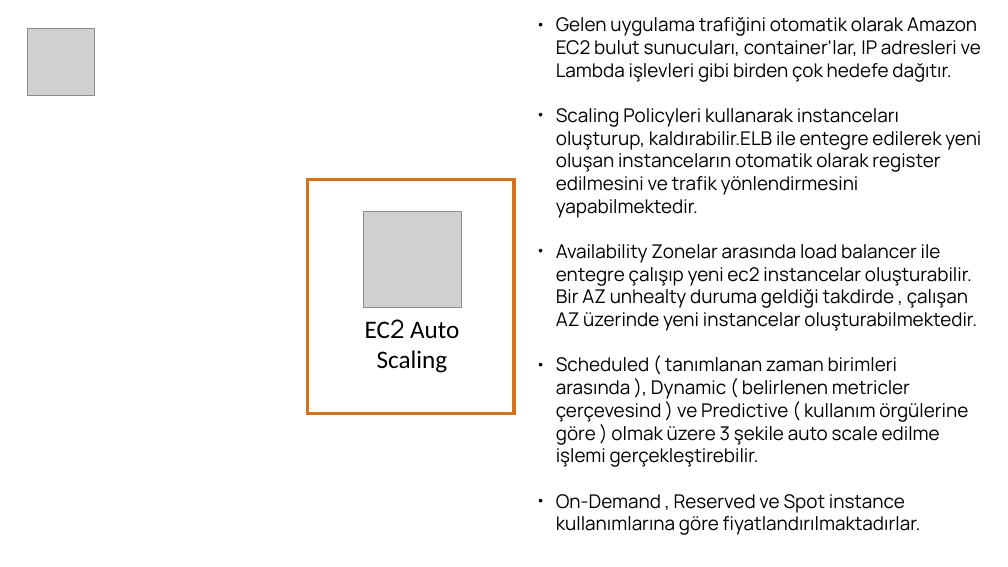
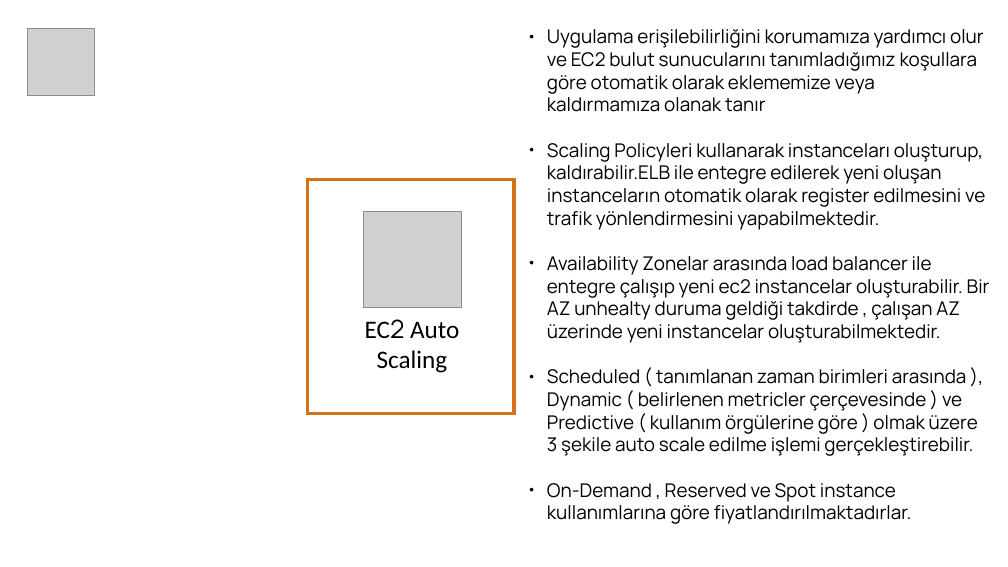
Before and after one commit to naimalpermuhacir/aws-webinar-presentation, a slide deck: slide 10 of creating-a-high-available-environment/01_creating-a-high-available-environment.odp. Drawn at 1008x567 pixels with LibreOffice and Linux fonts; fonts in the diff are those of the drawing; grey boxes stand for pictures; background and template pictures are left out. Boxes give left, top, right and bottom in pixels: in the first picture for what was removed or moved away, otherwise in the second. Text is boxed around its words. In the diff, an @@ line names an element or a change of style, - is before the commit and + after.

```diff
--- a/creating-a-high-available-environment/01_creating-a-high-available-environment.odp
+++ b/creating-a-high-available-environment/01_creating-a-high-available-environment.odp
@@ text "Uygulama erişilebilirliğini korumamıza yardımcı olur ...": place and size @@
-text "Uygulama erişilebilirliğini korumamıza yardımcı olur ..." at <box>556,17,981,535</box>
+text "Uygulama erişilebilirliğini korumamıza yardımcı olur ..." at <box>547,29,990,524</box>
@@ text at <box>547,29,984,112</box>: text changed @@
-● Gelen uygulama trafiğini otomatik olarak Amazon EC2 bulut sunucuları, container'lar, IP adresleri ve Lambda işlevleri gibi birden çok hedefe dağıtır.
+● Uygulama erişilebilirliğini korumamıza yardımcı olur ve EC2 bulut sunucularını tanımladığımız koşullara göre otomatik olarak eklememize veya kaldırmamıza olanak tanır
@@ text at <box>547,369,978,456</box>: text changed @@
-● Scheduled ( tanımlanan zaman birimleri arasında ), Dynamic ( belirlenen metricler çerçevesind ) ve Predictive ( kullanım örgülerine göre ) olmak üzere 3 şekile auto scale edilme işlemi gerçekleştirebilir.
+● Scheduled ( tanımlanan zaman birimleri arasında ), Dynamic ( belirlenen metricler çerçevesinde ) ve Predictive ( kullanım örgülerine göre ) olmak üzere 3 şekile auto scale edilme işlemi gerçekleştirebilir.
```
Also in this commit, not shown: 2 other slides changed, 1 slide removed, 8 other files.
